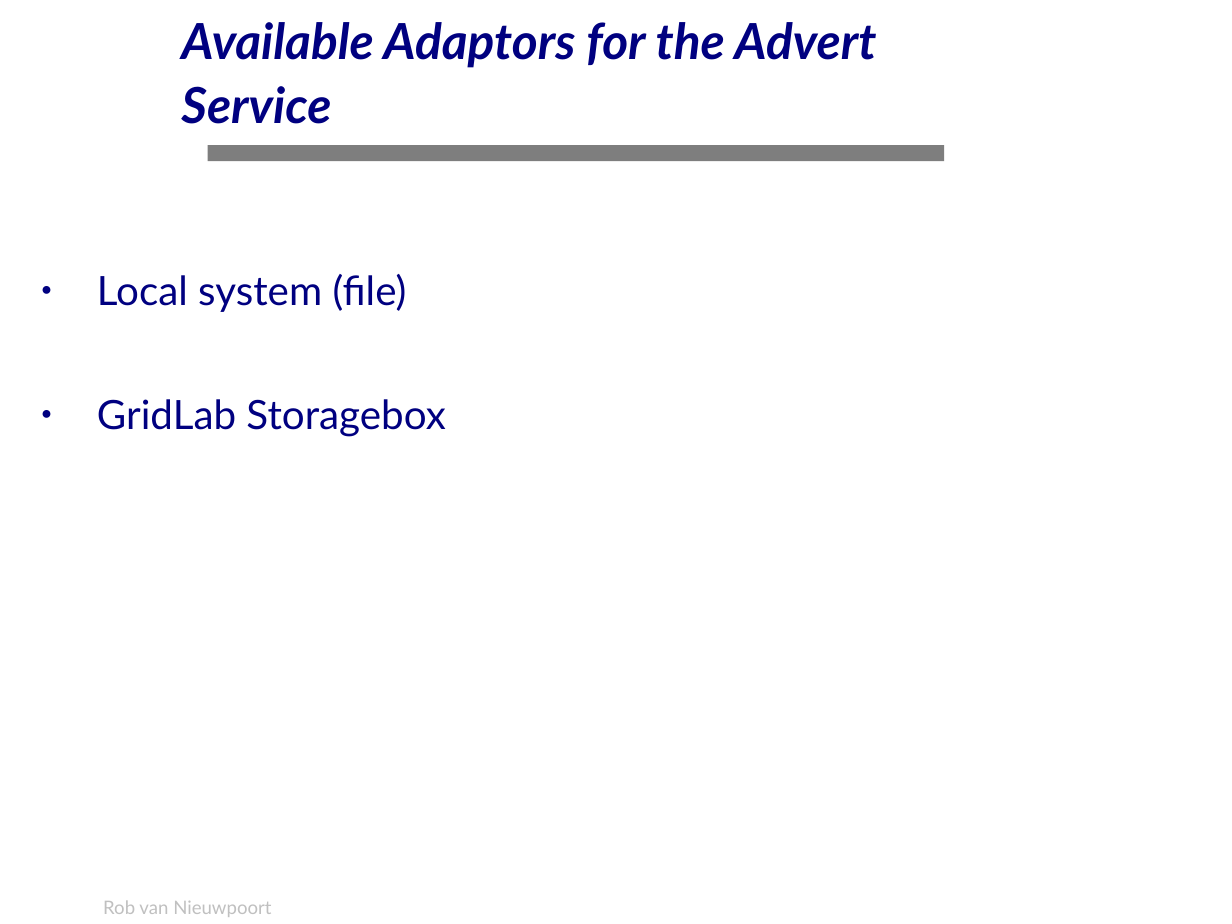
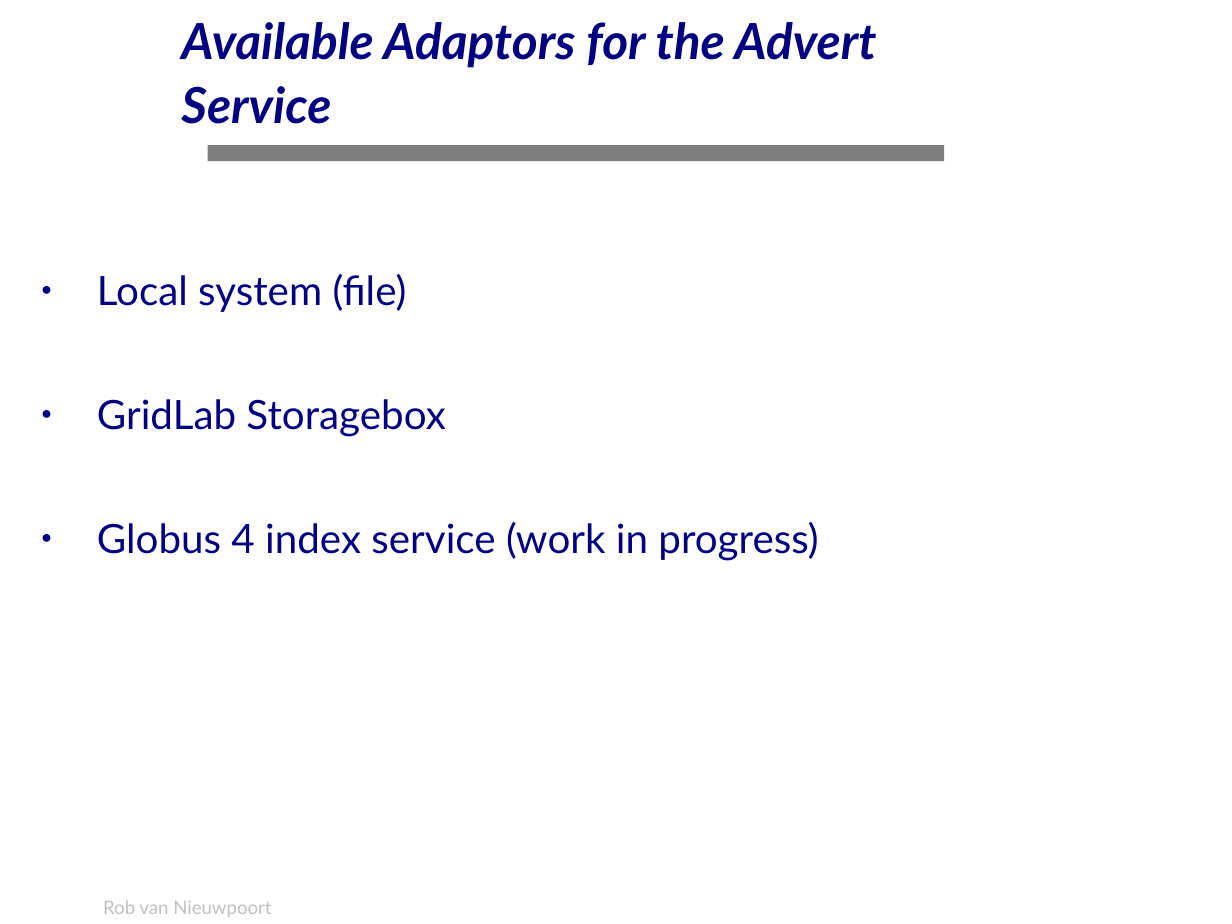
Before and after one commit to JungleComputing/javagat, a slide deck: slide 80 of doc/tutorial/tutorial.odp. Drawn at 1232x924 pixels with LibreOffice and Linux fonts; fonts in the diff are those of the drawing; background and template pictures are left out. Boxes give left, top, right and bottom in pixels: in the first picture for what was removed or moved away, otherwise in the second. Text is boxed around its words. In the diff, an @@ line names an element or a change of style, - is before the commit and + after.

```diff
--- a/doc/tutorial/tutorial.odp
+++ b/doc/tutorial/tutorial.odp
@@ text at (97, 522, 818, 560): paragraph added @@
+● Globus 4 index service (work in progress)
```
Also in this commit, not shown: 1 other slide changed, 1 other file.
